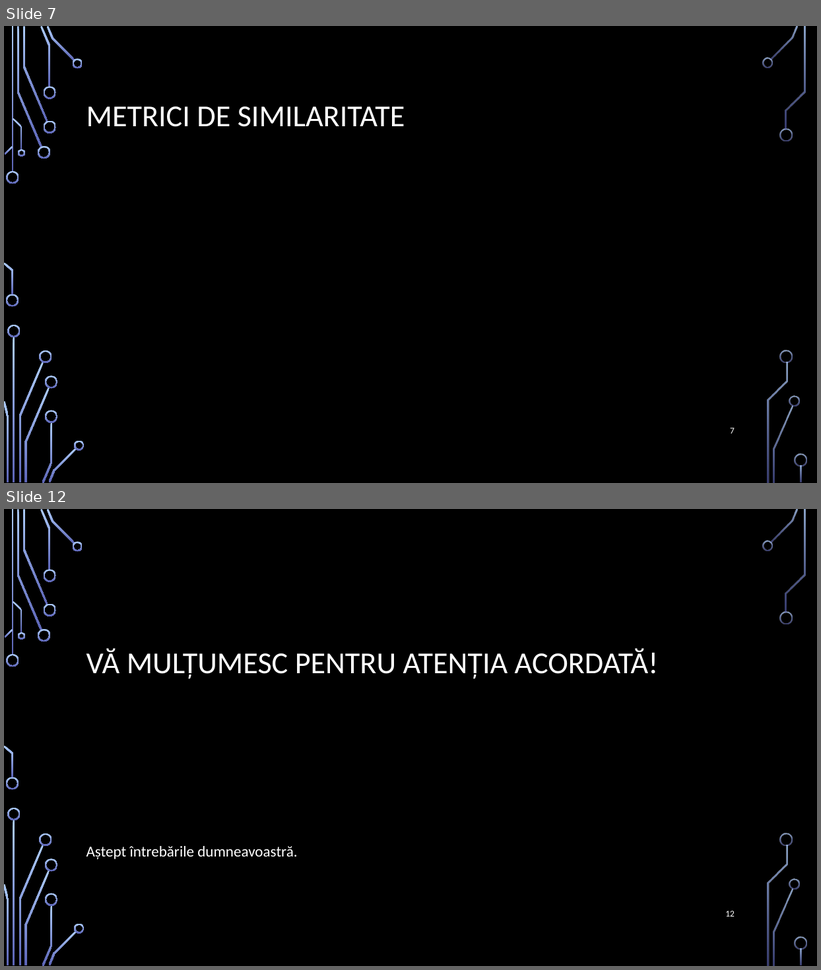
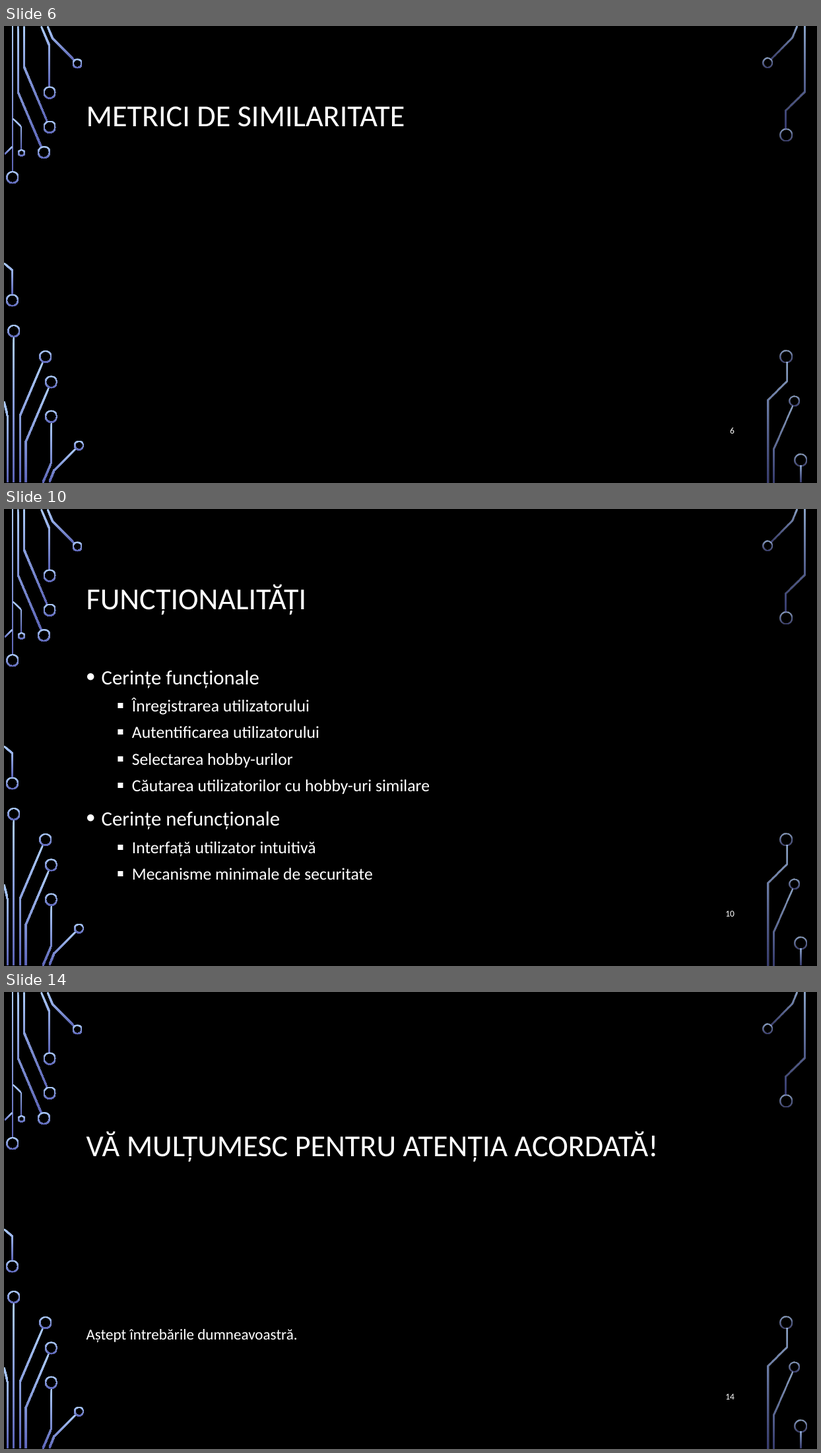
Before and after one commit to bucilamihai/Licenta, a slide deck: PrezentareLicenta.pptx. Shown one above the other, each under a label of ours: slides 7 and 12 before the commit, slides 6, 10 and 14 after it; the slides between them are not shown. The pictures are 821x970 and 821x1453 pixels, drawn with LibreOffice and Linux fonts; fonts in the diff are those of the drawing; grey boxes stand for pictures; background and template pictures are left out. Boxes give left, top, right and bottom in pixels: in the first picture for what was removed or moved away, otherwise in the second. Text is boxed around its words. In the diff, an @@ line names an element or a change of style, - is before the commit and + after.

```diff
--- a/PrezentareLicenta.pptx
+++ b/PrezentareLicenta.pptx
@@ slide 10 added at [4,509,817,966], background picture (left out); not listed: 36 template elements that a slide beside it also shows @@
@@ title added at [86,584,307,615], 36 pt, text #FFFFFF @@
+FUNCȚIONALITĂȚI
@@ text added at [102,670,430,881], 20 pt, text #FFFFFF @@
+• Cerințe funcționale
+  ▪ Înregistrarea utilizatorului
+  ▪ Autentificarea utilizatorului
+  ▪ Selectarea hobby-urilor
+  ▪ Căutarea utilizatorilor cu hobby-uri similare
+• Cerințe nefuncționale
+  ▪ Interfață utilizator intuitivă
+  ▪ Mecanisme minimale de securitate
@@ page number added at [725,911,735,917], 10.5 pt, text #FFFFFF @@
+10
@@ what was slide 7 is now slide 6 @@
@@ page number at [730,428,735,434]: text changed @@
-7
+6
@@ what was slide 12 is now slide 14 @@
@@ page number at [725,1394,735,1400]: text changed @@
-12
+14
```
Also in this commit, not shown: 6 slides changed, 4 other slides added, 3 slides removed, 1 other file.
